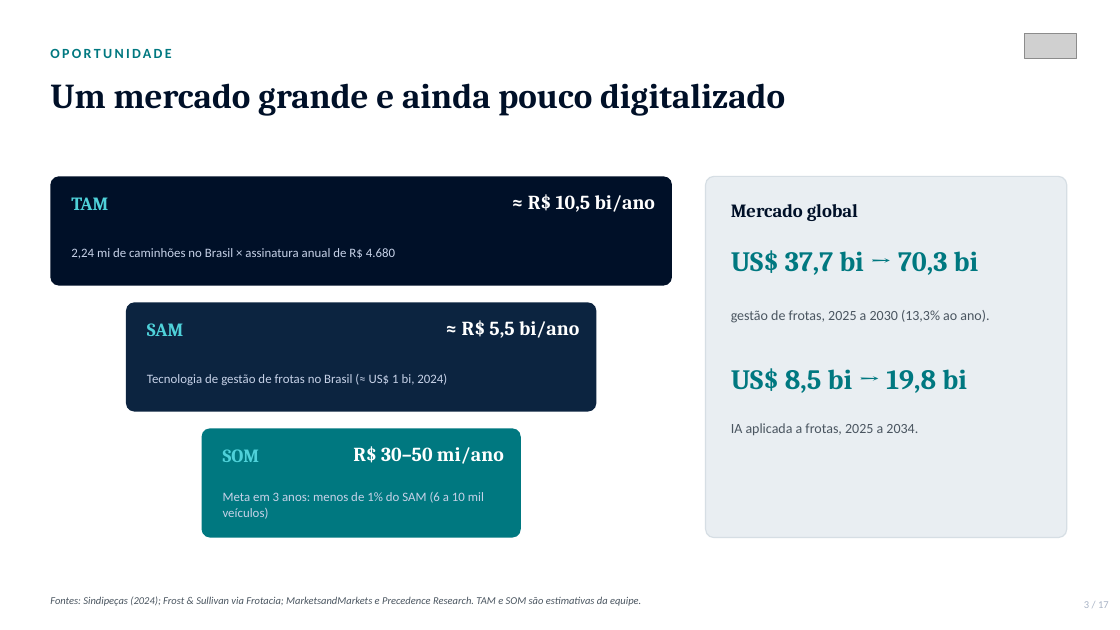
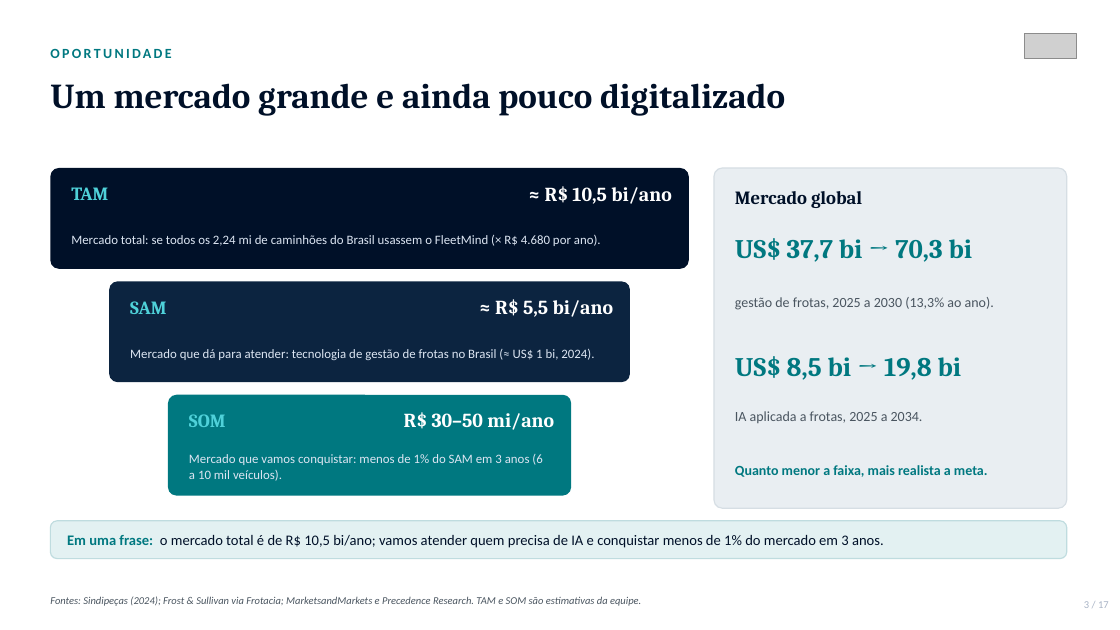
Before and after one commit to phdandrade-pixel/fleetmind-ai, a slide deck: slide 3 of pitch/FleetMind_AI_Apresentacao_Executiva.pptx. Drawn at 1120x630 pixels with LibreOffice and Linux fonts; fonts in the diff are those of the drawing; grey boxes stand for pictures. Boxes give left, top, right and bottom in pixels: in the first picture for what was removed or moved away, otherwise in the second. Text is boxed around its words. In the diff, an @@ line names an element or a change of style, - is before the commit and + after.

```diff
--- a/pitch/FleetMind_AI_Apresentacao_Executiva.pptx
+++ b/pitch/FleetMind_AI_Apresentacao_Executiva.pptx
@@ rounded rectangle: place and size @@
-rounded rectangle at [50, 176, 672, 286]
+rounded rectangle at [50, 168, 689, 269]
@@ text "≈ R$ 10,5 bi/ano": place and size @@
-text "≈ R$ 10,5 bi/ano" at [528, 194, 655, 212]
+text "≈ R$ 10,5 bi/ano" at [545, 186, 671, 204]
@@ text "TAM": place and size @@
-text "TAM" at [71, 197, 108, 210]
+text "TAM" at [71, 187, 108, 200]
@@ rounded rectangle: place and size @@
-rounded rectangle at [706, 176, 1067, 538]
+rounded rectangle at [714, 168, 1067, 508]
@@ text "Mercado global": place and size @@
-text "Mercado global" at [731, 204, 858, 221]
+text "Mercado global" at [735, 191, 862, 208]
@@ text at [71, 235, 601, 246]: text changed; text colour #C7D2E8 to #DCE5F2 @@
-2,24 mi de caminhões no Brasil × assinatura anual de R$ 4.680
+Mercado total: se todos os 2,24 mi de caminhões do Brasil usassem o FleetMind (× R$ 4.680 por ano).
@@ text "US$ 37,7 bi → 70,3 ...": place and size @@
-text "US$ 37,7 bi → 70,3 ..." at [731, 250, 979, 275]
+text "US$ 37,7 bi → 70,3 ..." at [735, 238, 972, 262]
@@ text "US$ 37,7 bi → 70,3 ..." at [735, 238, 972, 262]: size 24 to 23 pt @@
@@ rounded rectangle: place and size @@
-rounded rectangle at [126, 302, 597, 412]
+rounded rectangle at [109, 281, 630, 382]
@@ text "≈ R$ 5,5 bi/ano": place and size @@
-text "≈ R$ 5,5 bi/ano" at [462, 320, 579, 338]
+text "≈ R$ 5,5 bi/ano" at [495, 299, 613, 317]
@@ text "SAM": place and size @@
-text "SAM" at [147, 323, 183, 336]
+text "SAM" at [130, 301, 166, 314]
@@ text "gestão de frotas, 2025 a ...": place and size @@
-text "gestão de frotas, 2025 a ..." at [731, 310, 989, 323]
+text "gestão de frotas, 2025 a ..." at [735, 297, 994, 310]
@@ text at [130, 349, 594, 360]: text changed; text colour #C7D2E8 to #DCE5F2 @@
-Tecnologia de gestão de frotas no Brasil (≈ US$ 1 bi, 2024)
+Mercado que dá para atender: tecnologia de gestão de frotas no Brasil (≈ US$ 1 bi, 2024).
@@ text "US$ 8,5 bi → 19,8 ..." at [735, 356, 961, 380]: size 24 to 23 pt @@
@@ text "US$ 8,5 bi → 19,8 ...": place and size @@
-text "US$ 8,5 bi → 19,8 ..." at [731, 368, 967, 393]
+text "US$ 8,5 bi → 19,8 ..." at [735, 356, 961, 380]
@@ proportions changed in 4 elements at [50, 168, 689, 269], [714, 168, 1067, 508], [109, 281, 630, 382], [168, 395, 571, 496] @@
@@ rounded rectangle: place and size @@
-rounded rectangle at [202, 429, 521, 538]
+rounded rectangle at [168, 395, 571, 496]
@@ text "R$ 30–50 mi/ano": place and size @@
-text "R$ 30–50 mi/ano" at [353, 446, 504, 464]
+text "R$ 30–50 mi/ano" at [404, 412, 554, 430]
@@ text "SOM": place and size @@
-text "SOM" at [223, 449, 260, 462]
+text "SOM" at [189, 414, 226, 427]
@@ text "IA aplicada a frotas, 2025 ...": place and size @@
-text "IA aplicada a frotas, 2025 ..." at [731, 423, 918, 435]
+text "IA aplicada a frotas, 2025 ..." at [735, 411, 923, 423]
@@ text at [189, 454, 542, 481]: text changed; text colour #C7D2E8 to #DCE5F2 @@
-Meta em 3 anos: menos de 1% do SAM (6 a 10 mil veículos)
+Mercado que vamos conquistar: menos de 1% do SAM em 3 anos (6 a 10 mil veículos).
@@ text added at [735, 465, 988, 477], 12 pt, text #007880, bold @@
+Quanto menor a faixa, mais realista a meta.
@@ rounded rectangle added at [50, 521, 1067, 559], fill #E3F1F2, outline #BFDCDF 1 pt @@
@@ text added at [67, 535, 884, 548], 12.5 pt, text #001028 @@
+Em uma frase: o mercado total é de R$ 10,5 bi/ano; vamos atender quem precisa de IA e conquistar menos de 1% do mercado em 3 anos.
```
Also in this commit, not shown: 14 other slides changed, 1 other file.
